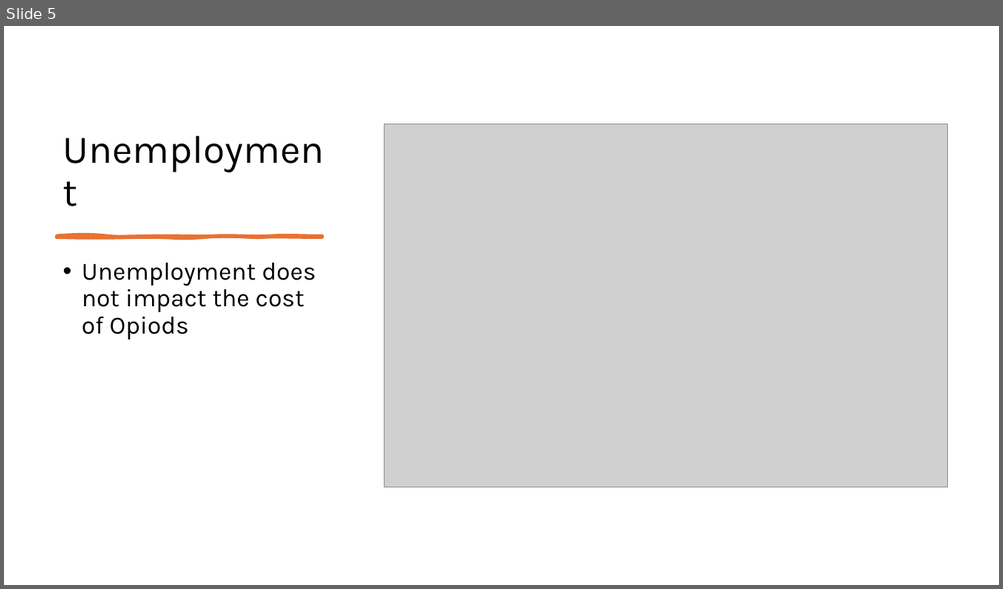
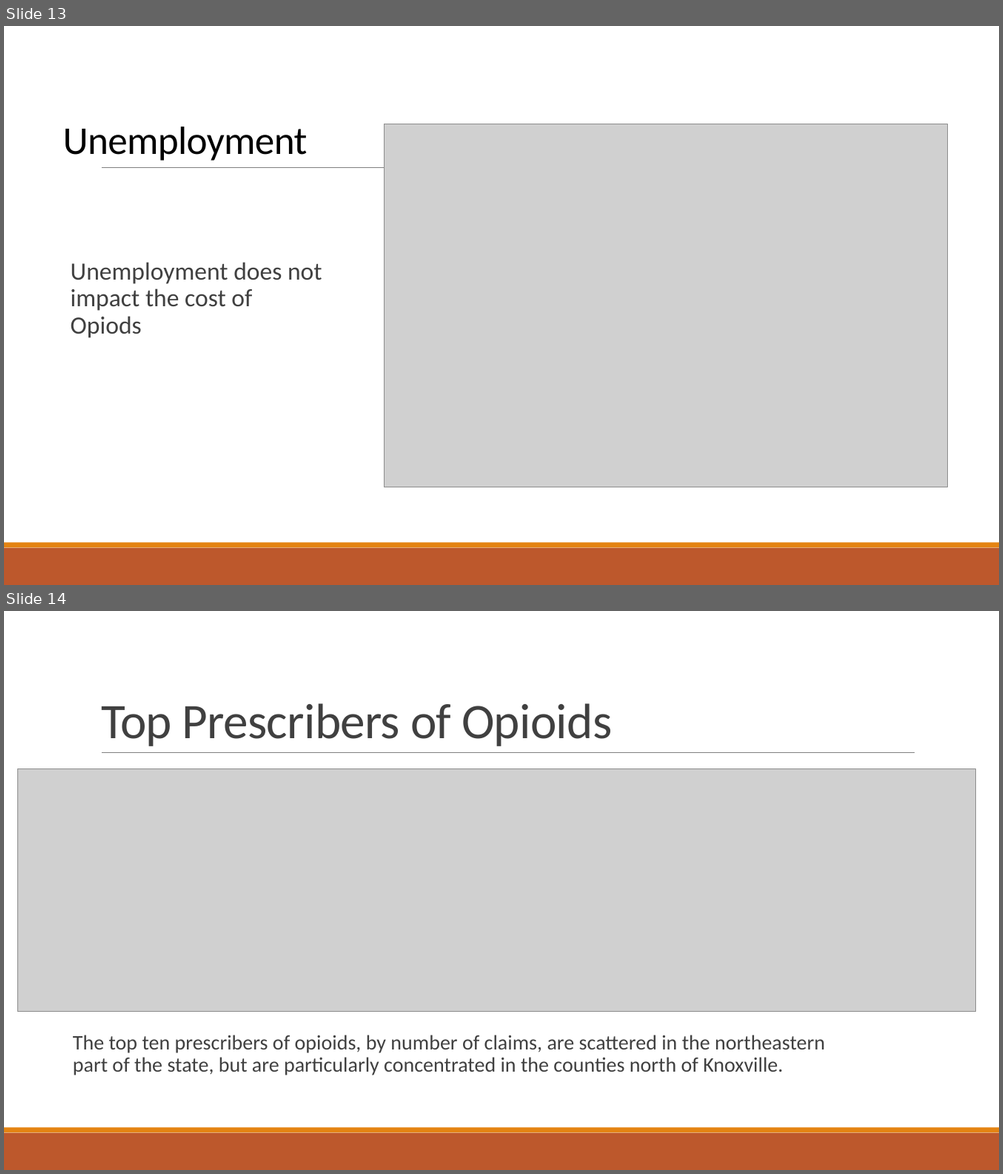
Before and after one commit to NSS-Full-Time-Data-Analytics-17/prescription-revisted-atlantis, a slide deck: Prescrider.pptx. Shown one above the other, each under a label of ours: slide 5 before the commit, slides 13 and 14 after it. The pictures are 1003x589 and 1003x1174 pixels, drawn with LibreOffice and Linux fonts; fonts in the diff are those of the drawing; grey boxes stand for pictures. Boxes give left, top, right and bottom in pixels: in the first picture for what was removed or moved away, otherwise in the second. Text is boxed around its words. In the diff, an @@ line names an element or a change of style, - is before the commit and + after.

```diff
--- a/Prescrider.pptx
+++ b/Prescrider.pptx
@@ slide 14 added at (x1=4, y1=611, x2=999, y2=1170), background #FFFFFF; not listed: 3 template elements that a slide beside it also shows @@
@@ title added at (x1=101, y1=703, x2=612, y2=746), 48 pt, text #404040 @@
+Top Prescribers of Opioids
@@ picture added at (x1=17, y1=769, x2=976, y2=1011) @@
@@ text added at (x1=73, y1=1035, x2=825, y2=1076), 20 pt, text #404040 @@
+  The top ten prescribers of opioids, by number of claims, are scattered in the northeastern part of the state, but are particularly concentrated in the counties north of Knoxville.
@@ what was slide 5 is now slide 13 @@
@@ slide 13 changed as well @@
@@ title "Unemployment" at (x1=63, y1=127, x2=307, y2=161): font Karla to Calibri, letter spacing 0 to -0.5 pt; line spacing 0.9 to 0.85 @@
@@ line added from (102, 168) to (915, 168), #808080 0.5 pt @@
@@ freeform shape removed at (x1=57, y1=235, x2=322, y2=237) @@
@@ text "Unemployment does not impact the ..." at (x1=71, y1=262, x2=322, y2=338): font Karla to Calibri, text colour #000000 to #404040; bullet • to  ; more space between paragraphs @@
@@ rectangle added at (x1=4, y1=548, x2=999, y2=585), fill #BD582C @@
@@ rectangle added at (x1=4, y1=543, x2=999, y2=548), fill #E48312 @@
```
Also in this commit, not shown: 3 other slides changed, 13 other slides added, 1 slide removed.
